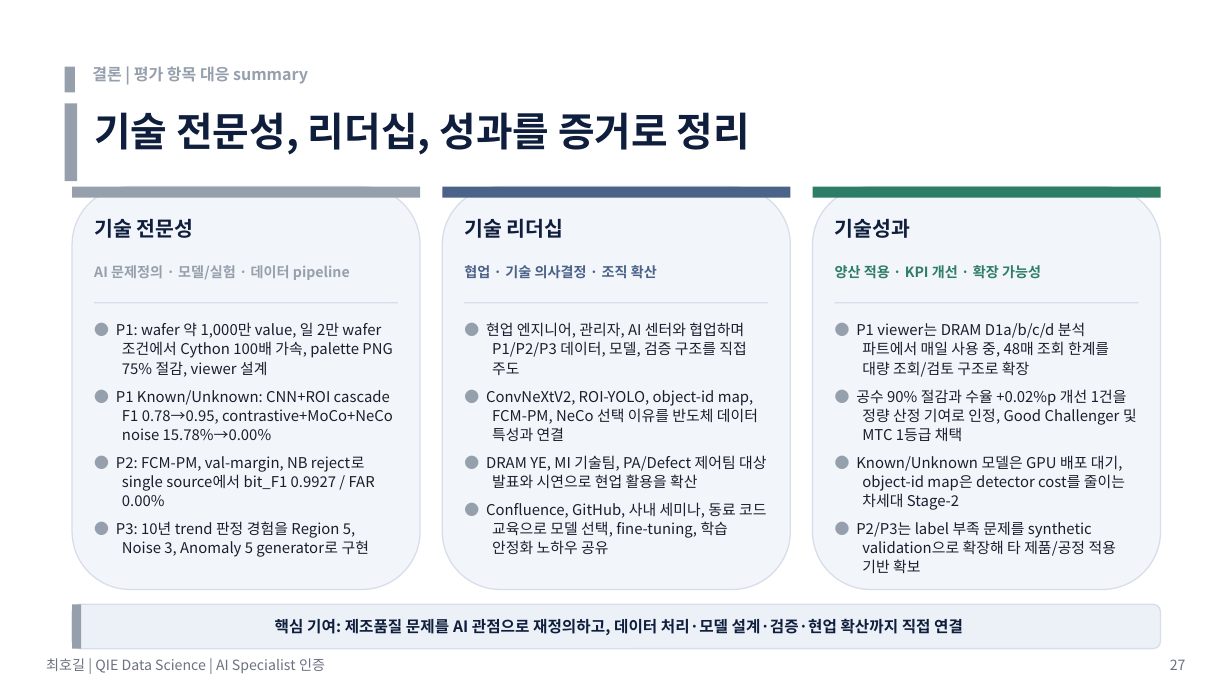
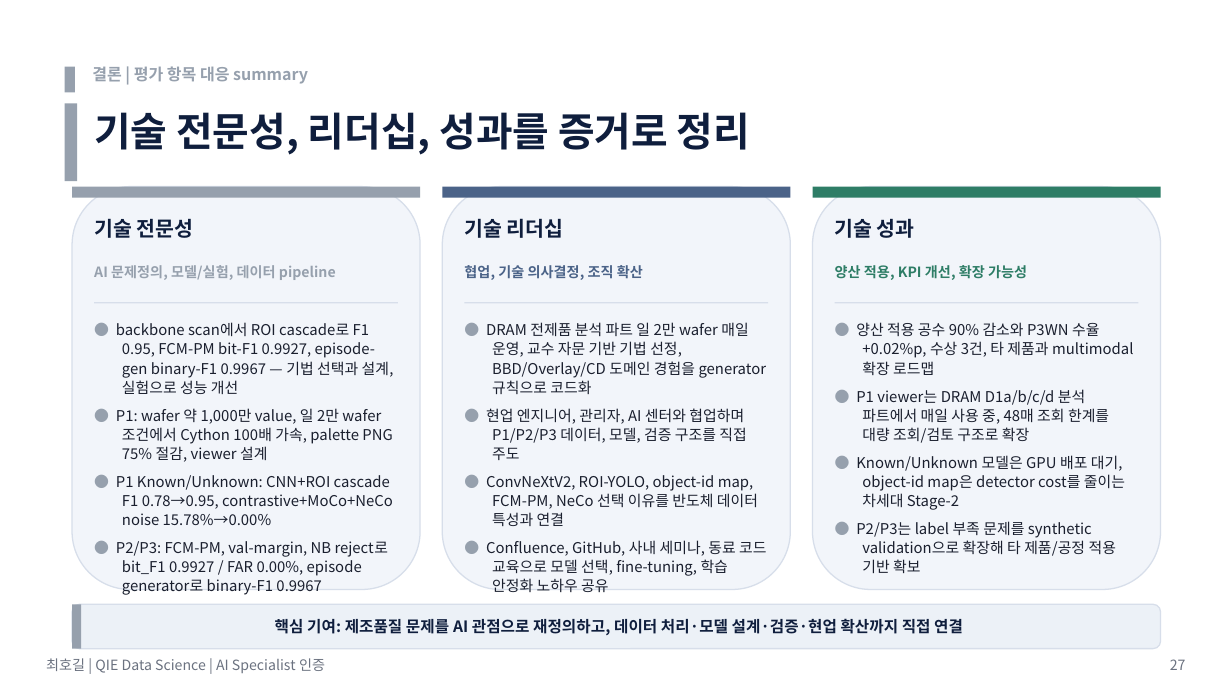
Before and after one commit to hogil/fbm_paper, a slide deck: slide 27 of recommendation/presentation/'26년 AI Specialist 면접 심사 자료_메모리사업부_최호길_평가항목_summary.pptx. Drawn at 1232x693 pixels with LibreOffice and Linux fonts; fonts in the diff are those of the drawing. Boxes give left, top, right and bottom in pixels: in the first picture for what was removed or moved away, otherwise in the second. Text is boxed around its words. In the diff, an @@ line names an element or a change of style, - is before the commit and + after.

```diff
--- a/recommendation/presentation/'26년 AI Specialist 면접 심사 자료_메모리사업부_최호길_평가항목_summary.pptx
+++ b/recommendation/presentation/'26년 AI Specialist 면접 심사 자료_메모리사업부_최호길_평가항목_summary.pptx
@@ text at box(835, 218, 915, 238): spaces changed @@
-기술성과
+기술 성과
@@ text at box(94, 265, 336, 280): text changed @@
-AI 문제정의 · 모델/실험 · 데이터 pipeline
+AI 문제정의, 모델/실험, 데이터 pipeline
@@ text at box(464, 265, 643, 280): text changed @@
-협업 · 기술 의사결정 · 조직 확산
+협업, 기술 의사결정, 조직 확산
@@ text at box(835, 265, 1027, 280): text changed @@
-양산 적용 · KPI 개선 · 확장 가능성
+양산 적용, KPI 개선, 확장 가능성
@@ text at box(116, 322, 394, 394): paragraph added @@
+● backbone scan에서 ROI cascade로 F1 0.95, FCM-PM bit-F1 0.9927, episode-gen binary-F1 0.9967 — 기법 선택과 설계, 실험으로 성능 개선
@@ text at box(486, 322, 767, 394): paragraph added @@
+● DRAM 전제품 분석 파트 일 2만 wafer 매일 운영, 교수 자문 기반 기법 선정, BBD/Overlay/CD 도메인 경험을 generator 규칙으로 코드화
@@ text at box(856, 322, 1133, 375): paragraph added @@
+● 양산 적용 공수 90% 감소와 P3WN 수율 +0.02%p, 수상 3건, 타 제품과 multimodal 확장 로드맵
@@ text at box(856, 389, 1137, 441): paragraph removed @@
-● 공수 90% 절감과 수율 +0.02%p 개선 1건을 정량 산정 기여로 인정, Good Challenger 및 MTC 1등급 채택
@@ text at box(486, 455, 766, 488): paragraph removed @@
-● DRAM YE, MI 기술팀, PA/Defect 제어팀 대상 발표와 시연으로 현업 활용을 확산
@@ text at box(116, 541, 389, 576): text changed @@
-● P2: FCM-PM, val-margin, NB reject로 single source에서 bit_F1 0.9927 / FAR 0.00%
-● P3: 10년 trend 판정 경험을 Region 5, Noise 3, Anomaly 5 generator로 구현
+● P2/P3: FCM-PM, val-margin, NB reject로 bit_F1 0.9927 / FAR 0.00%, episode generator로 binary-F1 0.9967
```
Also in this commit, not shown: 2 other slides changed, 2 other files.
